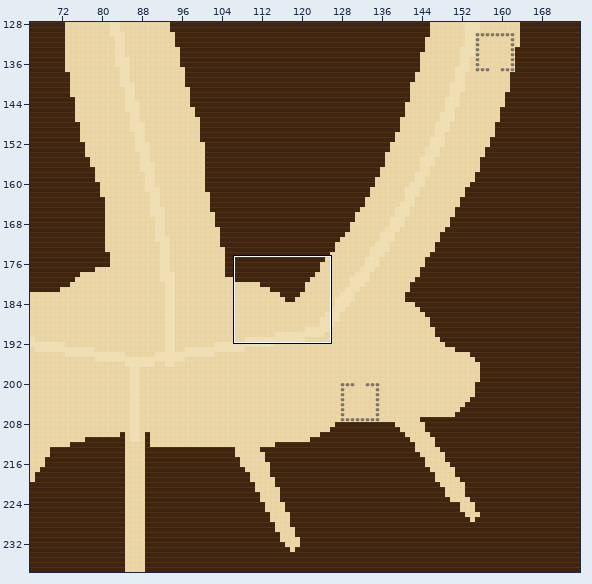
Tiled map (JSON), stored at maps/yggdrasil.tmj. The picture above shows the old version from afar; the outline marks the close-up.
Close-up. As it was:
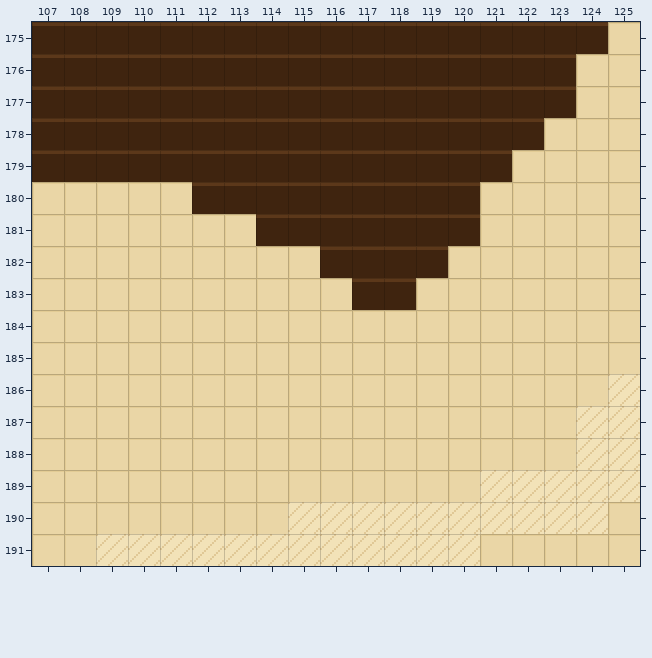
Cells are 16x16 px. Shown: x 107..125, y 175..191. The commit also changed other parts of the map, which this record leaves out.
New version:
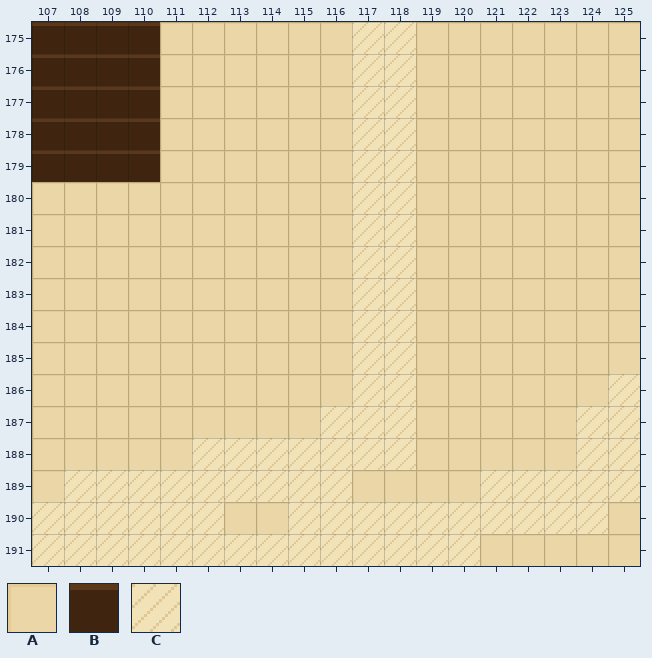
Key: from "draft": A 0, B 1, C 5.
_ is an empty cell.
The edit:
Layer "ground":
y 175: x 111..124 BBBBBBBBBBBBBB -> AAAAAACCAAAAAA
y 176..177: x 111..123 BBBBBBBBBBBBB -> AAAAAACCAAAAA
y 178: x 111..122 BBBBBBBBBBBB -> AAAAAACCAAAA
y 179: x 111..121 BBBBBBBBBBB -> AAAAAACCAAA
y 180: x 112..120 BBBBBBBBB -> AAAAACCAA
y 181: x 114..120 BBBBBBB -> AAACCAA
y 182: x 116..119 BBBB -> ACCA
y 183: x 117..118 BB -> CC
y 184..186: x 117..118 AA -> CC
y 187: x 116..118 AAA -> CCC
y 188: x 112..118 AAAAAAA -> CCCCCCC
y 189: x 108..116 AAAAAAAAA -> CCCCCCCCC
y 190: x 107..112 AAAAAA -> CCCCCC
y 191: x 107..108 AA -> CC
Where, in picture pixels (left, top, right, bottom), the same in both close-ups:
changed: (32, 22, 608, 566)
